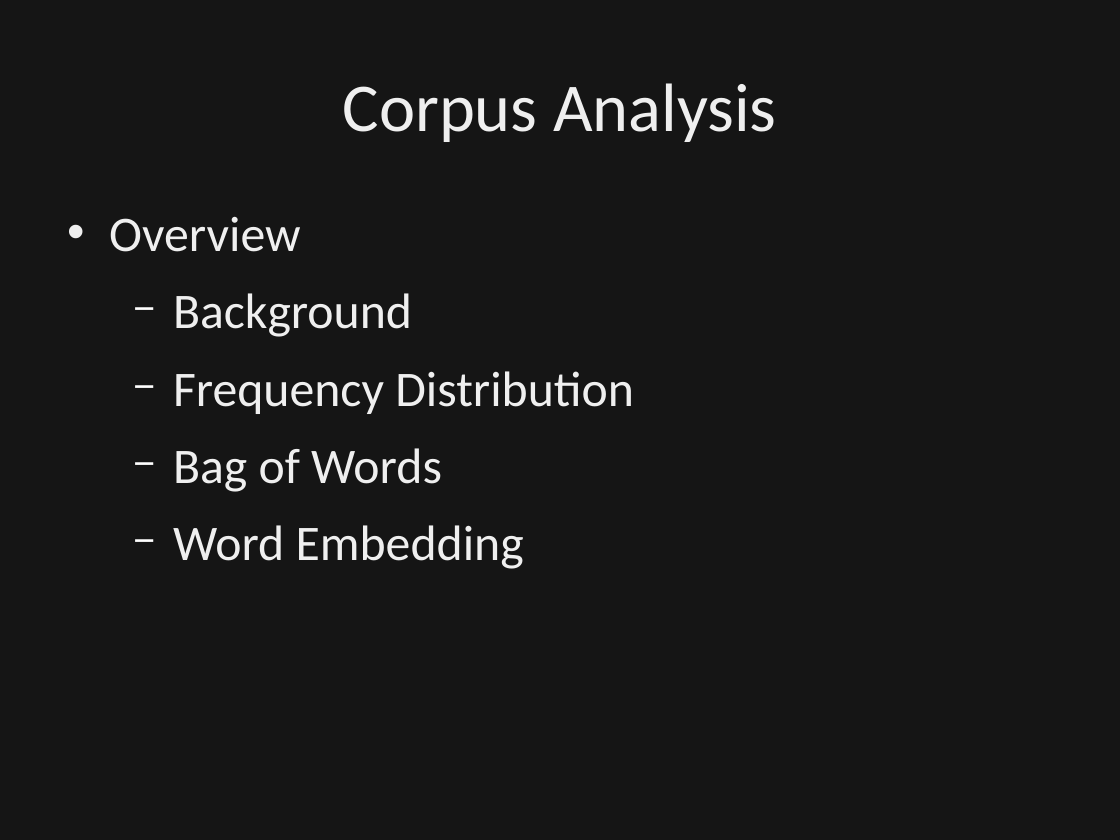
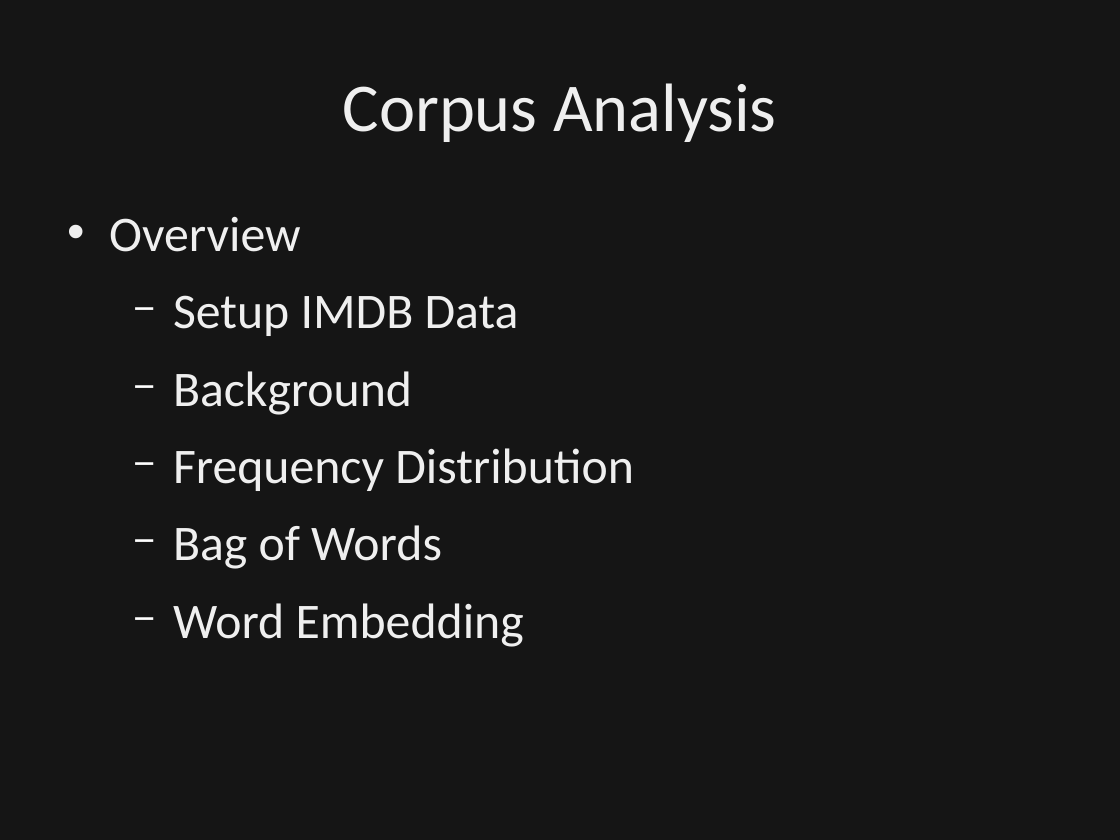
Before and after one commit to dbowmans46/PracticalProgramming, a slide deck: slide 48 of Session 7 - Python/Instructional Material/Session 7 - Python Brief Intro to NLP.odp (slide 49 before the commit). Drawn at 1120x840 pixels with LibreOffice and Linux fonts; fonts in the diff are those of the drawing; background and template pictures are left out; a plain dark background stands for a picture behind light text. Boxes give left, top, right and bottom in pixels: in the first picture for what was removed or moved away, otherwise in the second. Text is boxed around its words. In the diff, an @@ line names an element or a change of style, - is before the commit and + after.

```diff
--- a/Session 7 - Python/Instructional Material/Session 7 - Python Brief Intro to NLP.odp
+++ b/Session 7 - Python/Instructional Material/Session 7 - Python Brief Intro to NLP.odp
@@ text at [173, 295, 519, 336]: paragraph added @@
+  − Setup IMDB Data
```
Also in this commit, not shown: 5 other slides changed, 3 slides added, 1 other file.
